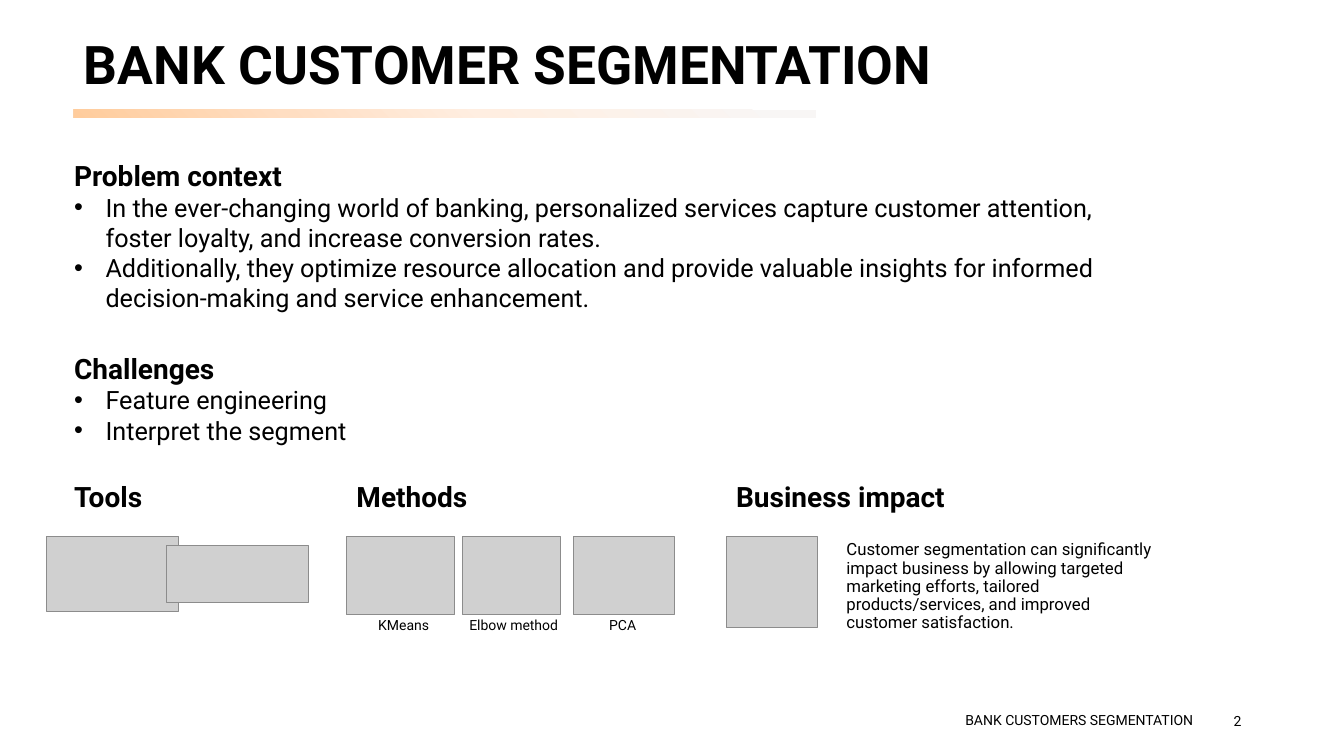
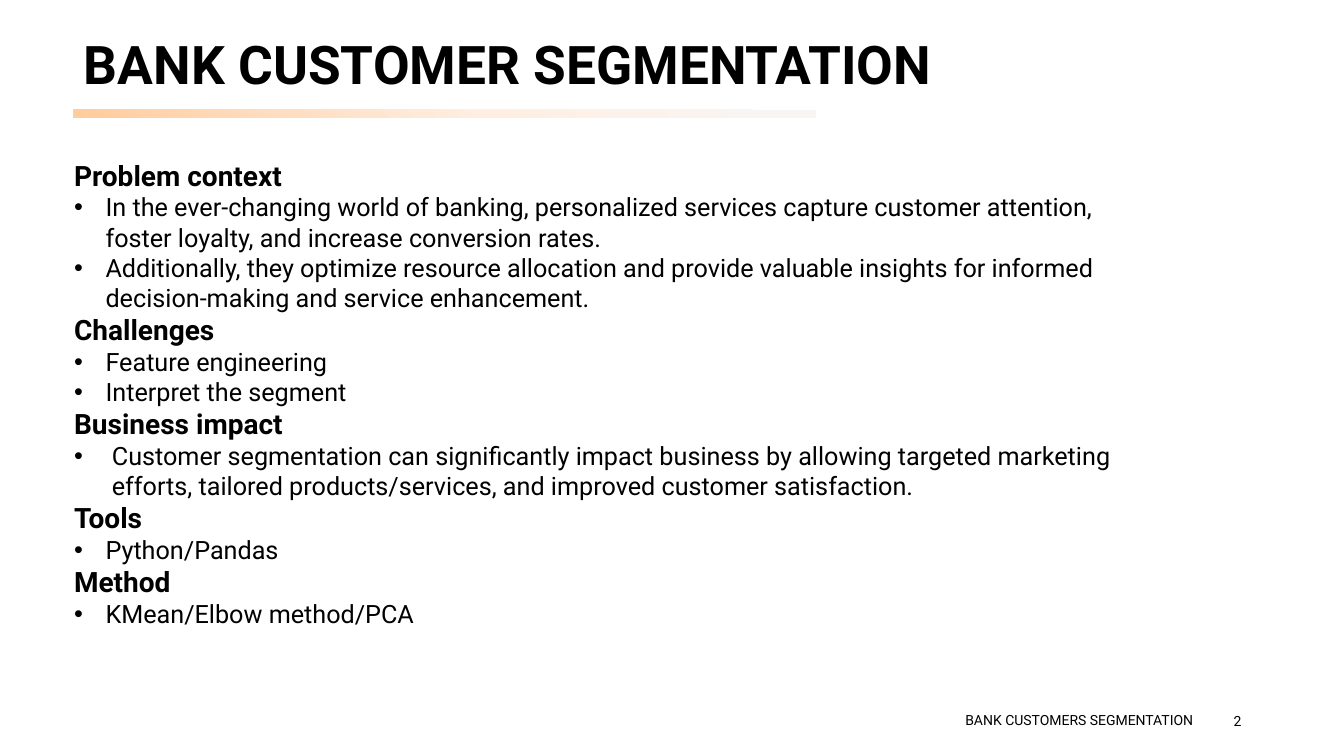
Before and after one commit to peerapat-t/Banking-customer-segmentation, a slide deck: slide 2 of banking customer segmentation.pptx. Drawn at 1344x756 pixels with LibreOffice and Linux fonts; fonts in the diff are those of the drawing; grey boxes stand for pictures. Boxes give left, top, right and bottom in pixels: in the first picture for what was removed or moved away, otherwise in the second. Text is boxed around its words. In the diff, an @@ line names an element or a change of style, - is before the commit and + after.

```diff
--- a/banking customer segmentation.pptx
+++ b/banking customer segmentation.pptx
@@ text at bbox=[74, 319, 1111, 625]: paragraphs added @@
+Challenges
+• Feature engineering
+• Interpret the segment
+Business impact
+• Customer segmentation can significantly impact business by allowing targeted marketing efforts, tailored products/services, and improved customer satisfaction.
+Tools
+• Python/Pandas
+Method
+• KMean/Elbow method/PCA
@@ text removed at bbox=[74, 358, 346, 446] @@
-Challenges
-• Feature engineering
-• Interpret the segment
@@ text removed at bbox=[74, 486, 142, 508] @@
-Tools
@@ text removed at bbox=[356, 486, 467, 508] @@
-Methods
@@ text removed at bbox=[736, 486, 945, 513] @@
-Business impact
@@ picture removed at bbox=[46, 536, 178, 611] @@
@@ picture removed at bbox=[347, 536, 455, 615] @@
@@ picture removed at bbox=[463, 536, 562, 615] @@
@@ picture removed at bbox=[574, 536, 675, 615] @@
@@ picture removed at bbox=[726, 536, 817, 627] @@
@@ picture removed at bbox=[166, 545, 309, 603] @@
@@ text removed at bbox=[846, 542, 1151, 628] @@
-Customer segmentation can significantly impact business by allowing targeted marketing efforts, tailored products/services, and improved customer satisfaction.
@@ text removed at bbox=[378, 620, 429, 630] @@
-KMeans
@@ text removed at bbox=[469, 619, 558, 630] @@
-Elbow method
@@ text removed at bbox=[609, 620, 636, 630] @@
-PCA
```
Also in this commit, not shown: 1 other file.
